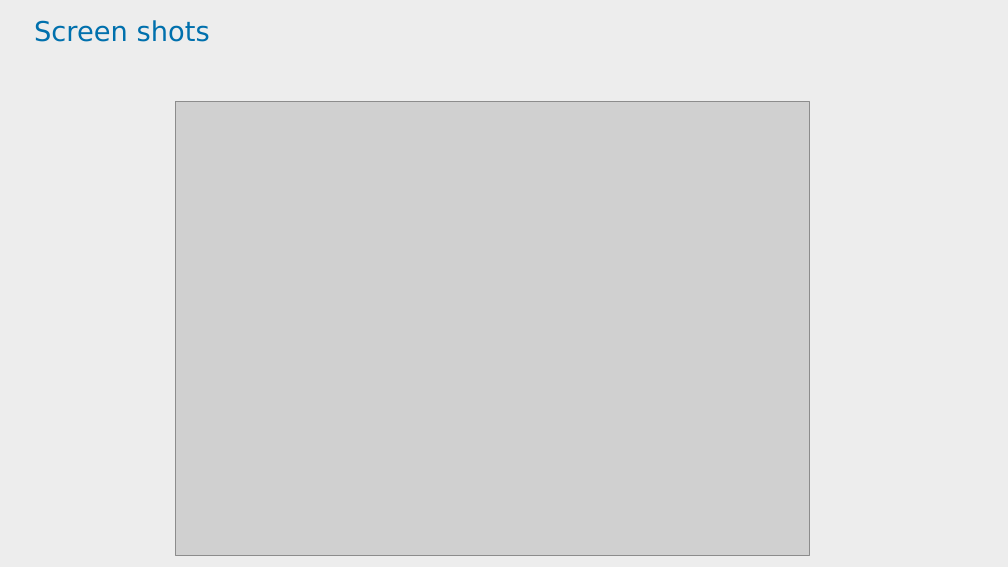
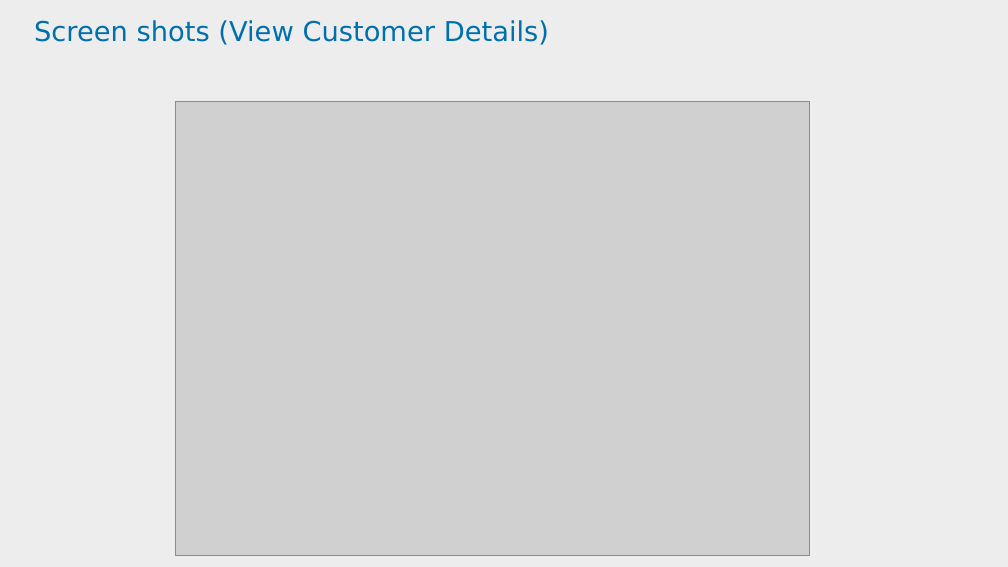
Before and after one commit to tusharp8764/project, a slide deck: slide 15 of Policy Endorsement PPT--FINAL.pptx. Drawn at 1008x567 pixels with LibreOffice and Linux fonts; fonts in the diff are those of the drawing; grey boxes stand for pictures; background and template pictures are left out. Boxes give left, top, right and bottom in pixels: in the first picture for what was removed or moved away, otherwise in the second. Text is boxed around its words. In the diff, an @@ line names an element or a change of style, - is before the commit and + after.

```diff
--- a/Policy Endorsement PPT--FINAL.pptx
+++ b/Policy Endorsement PPT--FINAL.pptx
@@ title at (34,20,549,45): text changed @@
-Screen shots
+Screen shots (View Customer Details)
```
Also in this commit, not shown: 10 other slides changed, 1 slide added.
